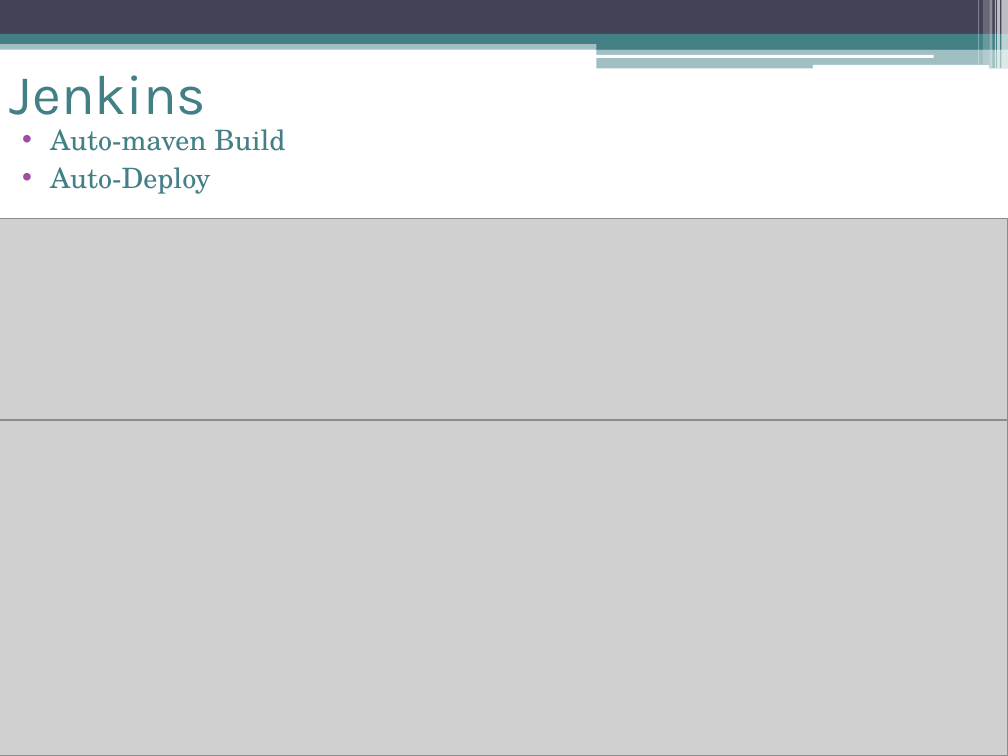
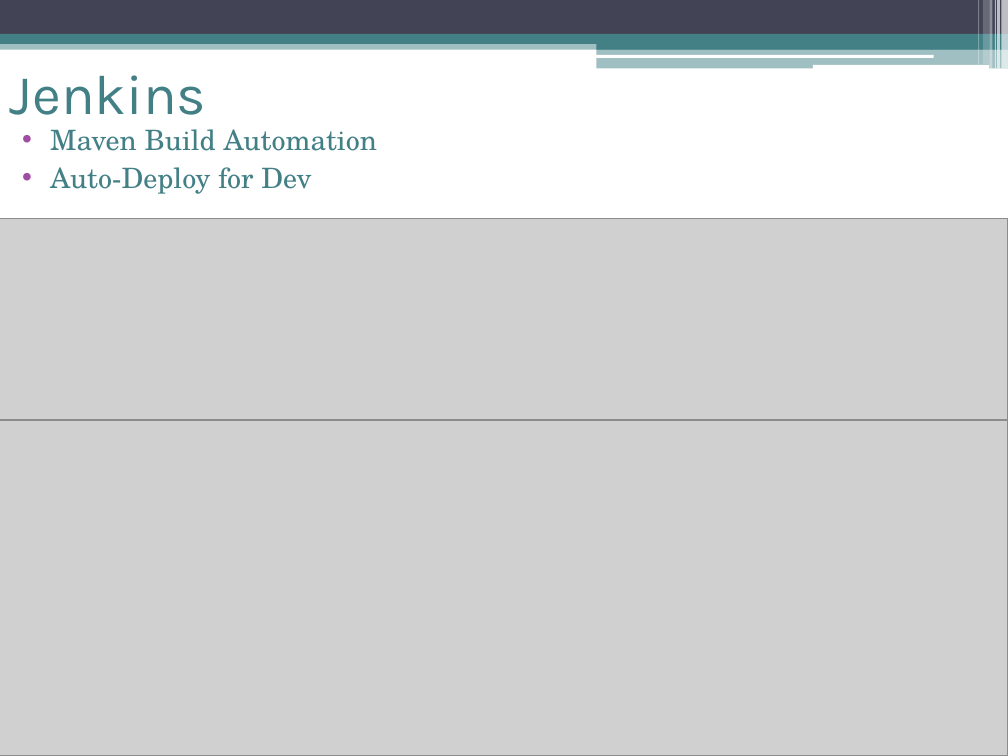
Before and after one commit to water2015/water, a slide deck: slide 7 of files/project.introduction.pptx. Drawn at 1008x756 pixels with LibreOffice and Linux fonts; fonts in the diff are those of the drawing; grey boxes stand for pictures. Boxes give left, top, right and bottom in pixels: in the first picture for what was removed or moved away, otherwise in the second. Text is boxed around its words. In the diff, an @@ line names an element or a change of style, - is before the commit and + after.

Commit message:
ww

```diff
--- a/files/project.introduction.pptx
+++ b/files/project.introduction.pptx
@@ text at box(50, 129, 377, 194): text changed @@
-• Auto-maven Build
-• Auto-Deploy
+• Maven Build Automation
+• Auto-Deploy for Dev
```
Also in this commit, not shown: 1 slide added, 1 slide removed.
